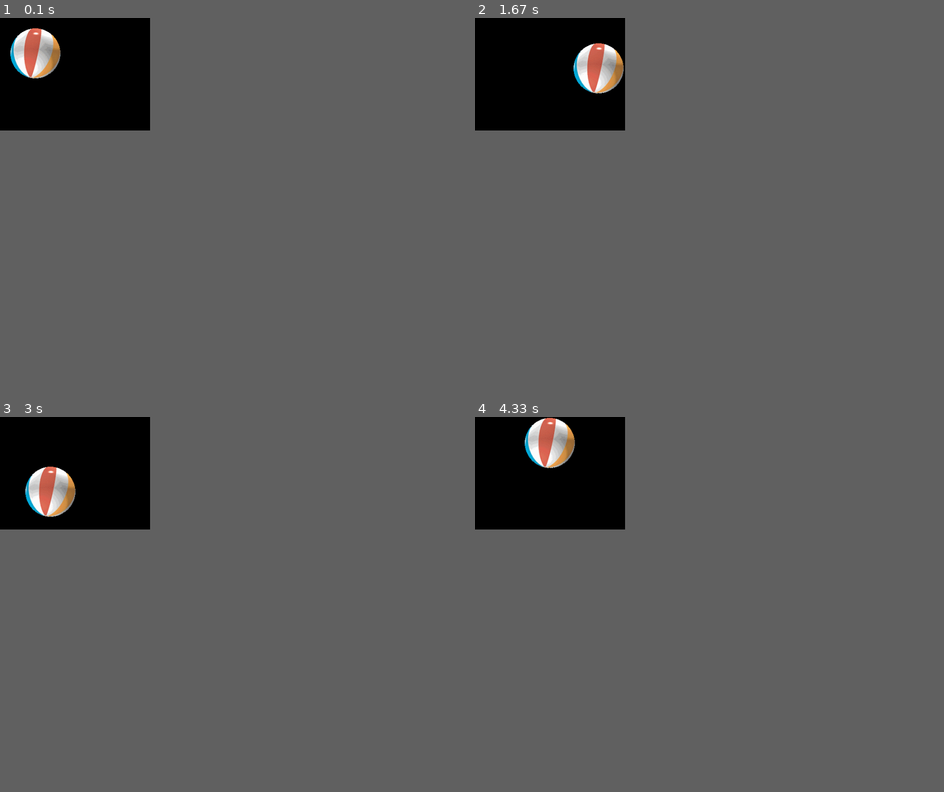
Above: before the commit, frames 1-4 (two rows, left to right).
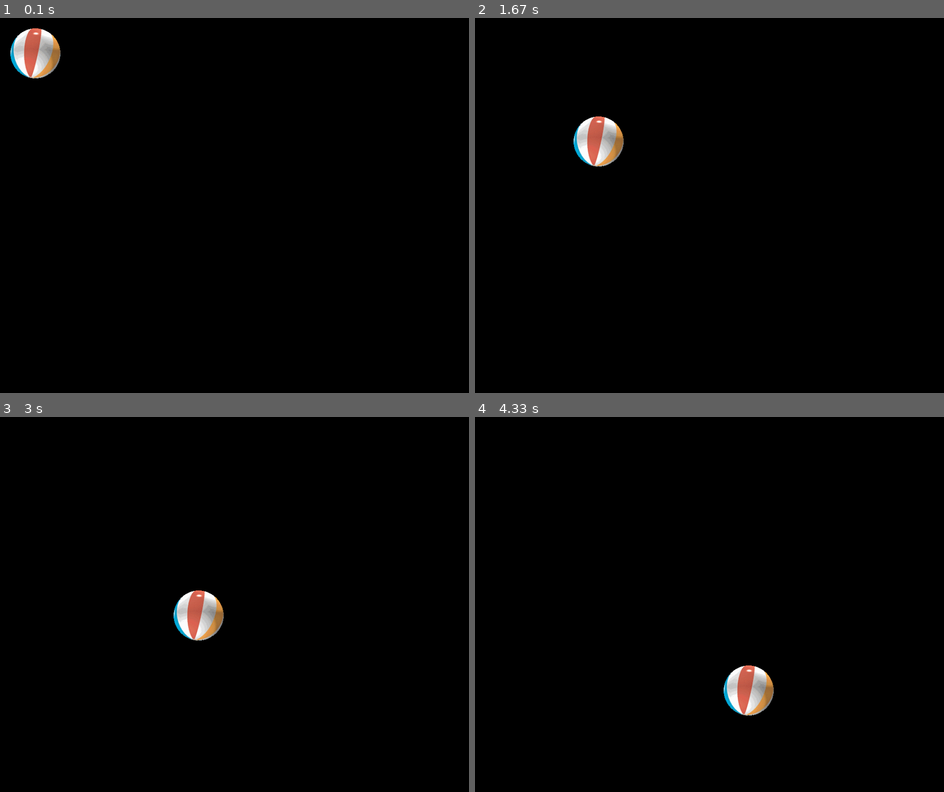
Above: after the commit, the same moments.

Repository: ImLuckyJr/it-academy-evraz
Game: pygame game, started from python/pygame/Первое занятие/start.py
The game is run twice, just before and just after one commit, with the same random seed, the same clock (stepped at 60 frames per second) and the same inputs.
Inputs:
- Up to frame 1 (0.1 s): no input
- Up to frame 2 (1.67 s): no input
- Up to frame 3 (3 s): no input
- Up to frame 4 (4.33 s): no input
In our replay, the window is 288x216 before the commit and 900x720 after it. These sizes can differ from the game's own. Grey fills any space a smaller window leaves; there, only what the larger window draws over its background counts as a difference.

The runs differ from the first frame. In frame 1, only the window size differs. In frame 2, 2.3% of the frame differs, in the area x 21-32%, y 6-40%; in frame 3, 2.3%; in frame 4, 2.3%, in the area x 10-64%, y 0-80%.

Commit message:
Правка первой задачи

Diff:
--- a/python/pygame/Первое занятие/start.py
+++ b/python/pygame/Первое занятие/start.py
@@ -1,18 +1,20 @@
 import sys, pygame
 pygame.init()
 
-size = width, height = 320, 240
+size = width, height = 1000, 800
 speed = [2, 2]
 black = 0, 0, 0
 
 screen = pygame.display.set_mode(size)
+# screen = pygame.display.set_mode((320, 240))
 
 ball = pygame.image.load("intro_ball.gif")
 ballrect = ball.get_rect()
 
 while 1:
     for event in pygame.event.get():
-        if event.type == pygame.QUIT: sys.exit()
+        if event.type == pygame.QUIT:
+            sys.exit()
 
     ballrect = ballrect.move(speed)
     if ballrect.left < 0 or ballrect.right > width:
